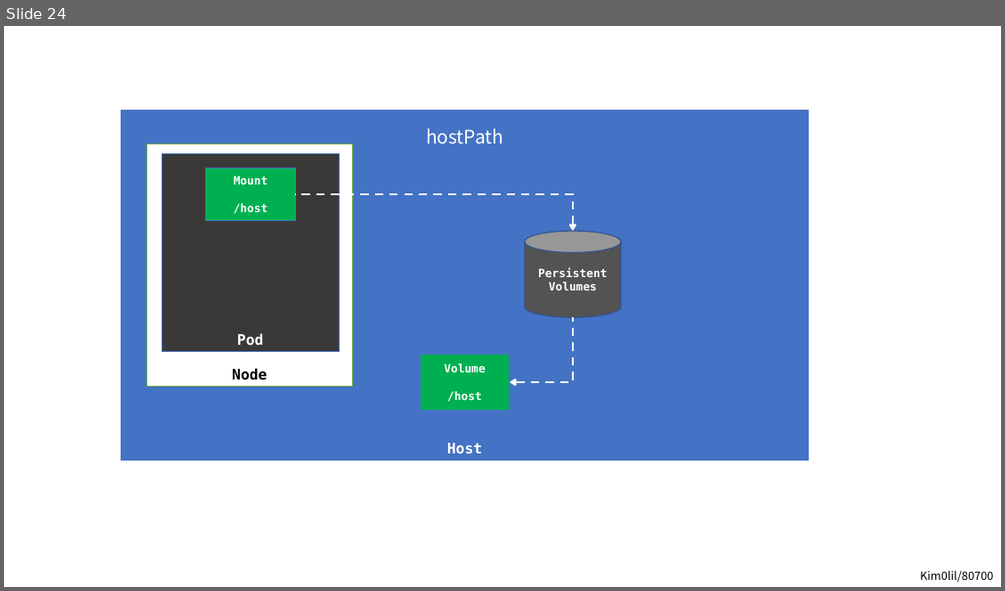
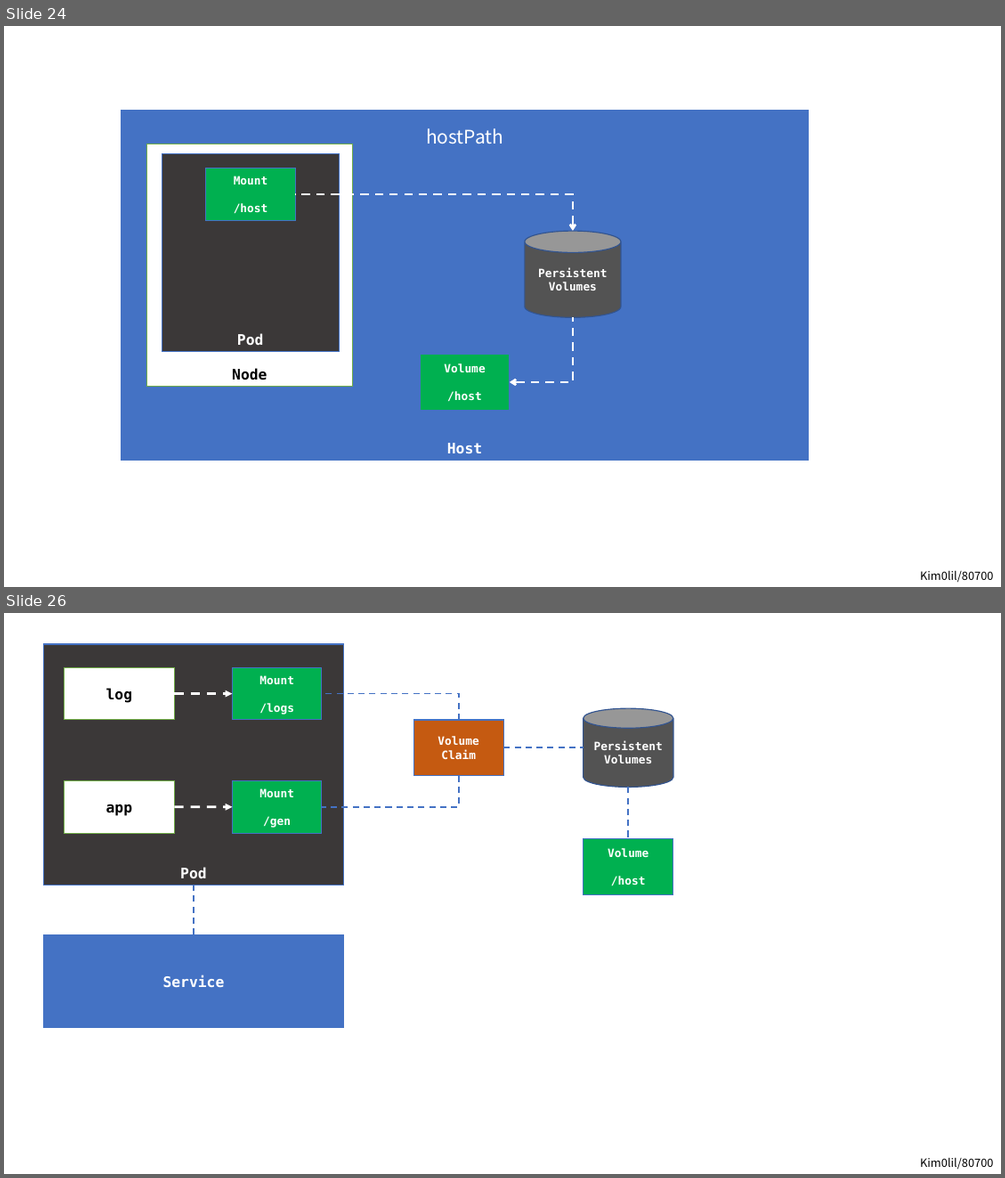
Before and after one commit to kim0lil/80700, a slide deck: assets/images.pptx. Shown one above the other, each under a label of ours: slide 24 before the commit, slides 24 and 26 after it; the slides between them are not shown. The pictures are 1005x591 and 1005x1178 pixels, drawn with LibreOffice and Linux fonts; fonts in the diff are those of the drawing. Boxes give left, top, right and bottom in pixels: in the first picture for what was removed or moved away, otherwise in the second. Text is boxed around its words. In the diff, an @@ line names an element or a change of style, - is before the commit and + after.

```diff
--- a/assets/images.pptx
+++ b/assets/images.pptx
@@ slide 26 added at (4, 613, 1001, 1174), background #FFFFFF @@
@@ rectangle added at (44, 644, 344, 885), fill #3B3838, outline #4472C4 1 pt, 14 pt, text #FFFFFF, bold @@
+Pod
@@ rectangle added at (64, 667, 174, 720), fill #FFFFFF, outline #70AD47 1 pt, 14 pt, text #000000, bold @@
+log
@@ rectangle added at (232, 667, 322, 720), fill #00B050, outline #4472C4 1 pt, 11 pt, text #FFFFFF, bold @@
+Mount
+/logs
@@ arrow added from (175, 694) to (232, 694), #FFFFFF 2.25 pt dashed @@
@@ elbow line added from (459, 720) to (322, 694), #4472C4 1.5 pt dashed @@
@@ cylinder added at (583, 709, 674, 787), fill #525252, outline #325491 1 pt, 11 pt, text #FFFFFF, bold @@
+Persistent Volumes
@@ rectangle added at (413, 720, 504, 776), fill #C55A11, outline #4472C4 1 pt, 11 pt, text #FFFFFF, bold @@
+Volume Claim
@@ line added from (503, 747) to (583, 747), #4472C4 1.5 pt dashed @@
@@ rectangle added at (64, 780, 174, 833), fill #FFFFFF, outline #70AD47 1 pt, 14 pt, text #000000, bold @@
+app
@@ rectangle added at (232, 780, 322, 833), fill #00B050, outline #4472C4 1 pt, 11 pt, text #FFFFFF, bold @@
+Mount
+/gen
@@ elbow line added from (459, 775) to (322, 807), #4472C4 1.5 pt dashed @@
@@ line added from (629, 787) to (629, 839), #4472C4 1.5 pt dashed @@
@@ arrow added from (175, 807) to (232, 807), #FFFFFF 2.25 pt dashed @@
@@ rectangle added at (583, 839, 674, 895), fill #00B050, outline #4472C4 1 pt, 11 pt, text #FFFFFF, bold @@
+Volume
+/host
@@ line added from (194, 934) to (194, 885), #4472C4 1.5 pt dashed @@
@@ rectangle added at (44, 934, 344, 1027), fill #4472C4, outline #4472C4 1 pt, 14 pt, text #FFFFFF, bold @@
+Service
@@ text added at (920, 1157, 993, 1169), 11 pt, text #000000 @@
+Kim0lil/80700
```
Also in this commit, not shown: 3 other slides added, 13 other files.
